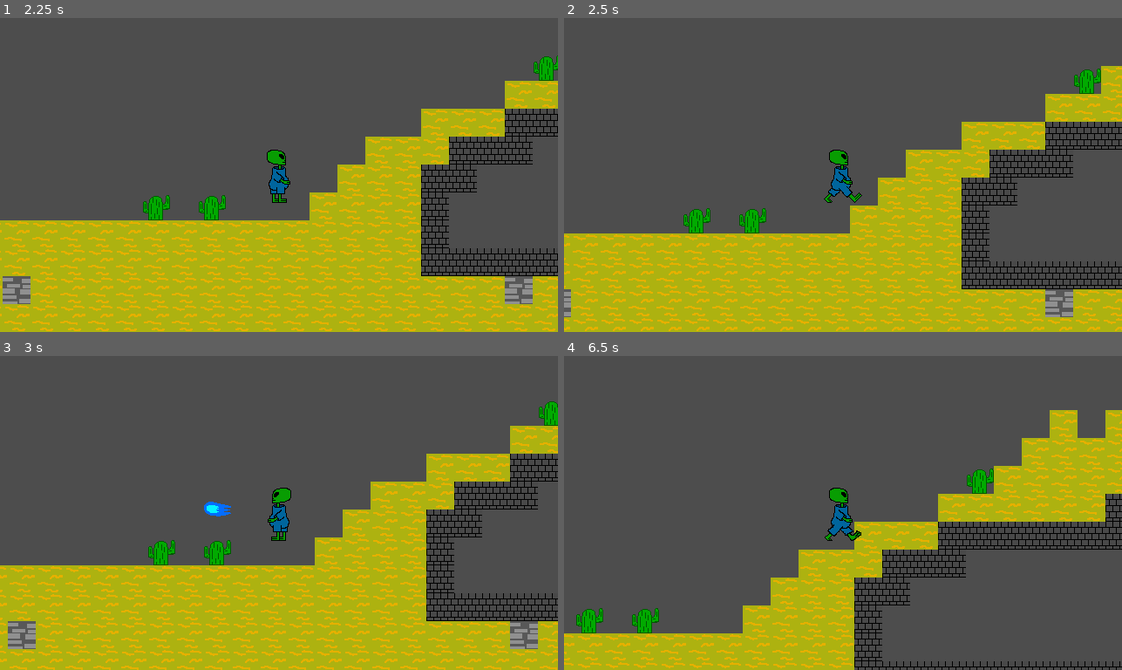
Above: before the commit, frames 1-4 (two rows, left to right).
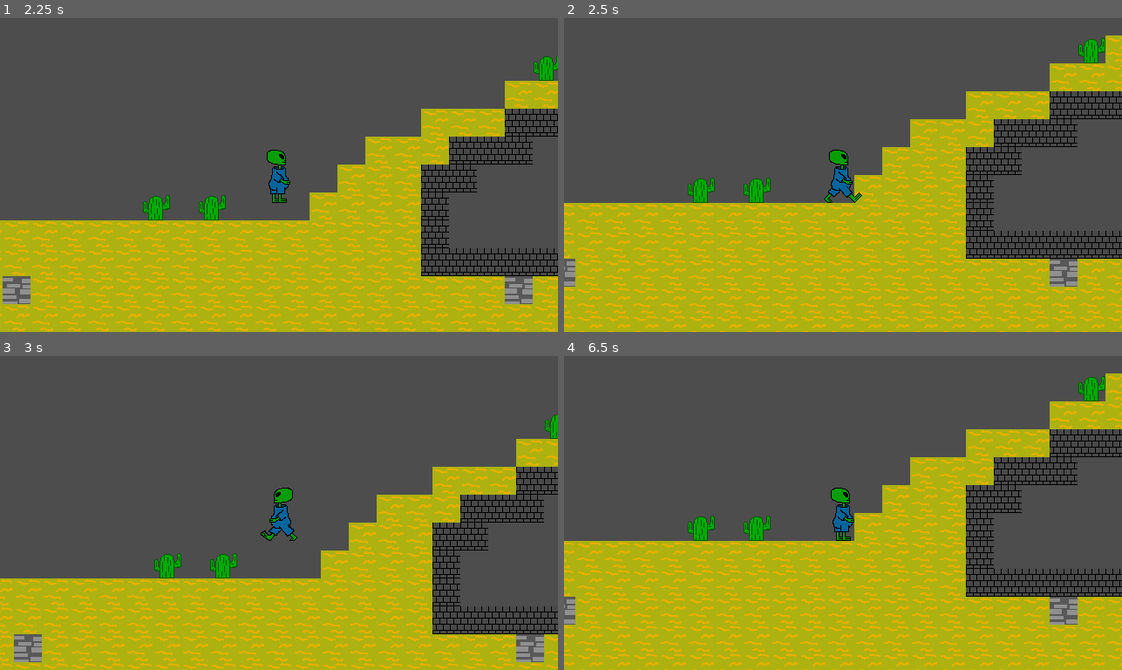
Above: after the commit, the same moments.

Repository: Bartek0x00/Extraterrestrial-Dash
Game: Godot game, scene res://Scenes/Menu.tscn
Same seed, same stepped clock (60 frames per second), same inputs: the game is played once before the commit and once after it.
Inputs:
- Up to frame 1 (2.25 s): click "Start" at 0.5 s; tap Enter at 1.25 s; hold Space (shoot) 1.28-2.03 s; hold Right (right) from 1.28 s (still down); tap Up (jump) at 1.52, 1.55, 1.82, 2.1 s
- Up to frame 2 (2.5 s): keep holding Right (right); tap Up (jump) at 2.27 s; tap Space (shoot) at 2.3 s
- Up to frame 3 (3 s): tap Up (jump) at 2.57 s; release Right (right) at 2.78 s; hold Left (left) from 2.78 s (still down); hold Space (shoot) from 2.78 s (still down)
- Up to frame 4 (6.5 s): tap Up (jump) at 3.05, 3.77, 4.07, 5.27, 5.57, 6.05 s; release Left (left) at 3.53 s; release Space (shoot) at 3.53 s; hold Right (right) 3.53-5.03 s; tap Space (shoot) at 3.6, 5.1 s; hold Up (jump) 4.28-5.03 s; tap Escape (escape) at 4.9 s; hold Left (left) 5.03-5.78 s; hold Right (right) from 5.78 s (still down); hold Space (shoot) from 5.78 s (still down)

Frame 1 is identical in both runs. In frame 2, 28% of the frame differs, in the area x 0-100%, y 5-100%; in frame 3, 19%; in frame 4, 42%.

Commit message:
Idk this time

Diff:
--- a/Scenes/Bullet_right.tscn
+++ b/Scenes/Bullet.tscn
@@ -1,21 +1,21 @@
 [gd_scene load_steps=4 format=3 uid="uid://boja3cn0bic1e"]
 
-[ext_resource type="Script" path="res://Scripts/Bullet.gd" id="1_f7xpg"]
-[ext_resource type="Texture2D" uid="uid://b051nw6261e8p" path="res://Player/Plazma.png" id="1_ru61f"]
+[ext_resource type="Script" path="res://Scripts/Bullet.gd" id="1_g3nho"]
+[ext_resource type="Texture2D" uid="uid://b051nw6261e8p" path="res://Player/Plazma.png" id="2_0dv13"]
 
 [sub_resource type="RectangleShape2D" id="RectangleShape2D_aimyl"]
 size = Vector2(31, 17)
 
-[node name="Bullet_left" type="Area2D"]
+[node name="Bullet" type="Area2D"]
 collision_layer = 8
 collision_mask = 5
-script = ExtResource("1_f7xpg")
+script = ExtResource("1_g3nho")
 metadata/_edit_group_ = true
 
-[node name="Sprite2D" type="Sprite2D" parent="."]
-texture = ExtResource("1_ru61f")
+[node name="Sprite" type="Sprite2D" parent="."]
+texture = ExtResource("2_0dv13")
 
-[node name="CollisionShape2D" type="CollisionShape2D" parent="."]
+[node name="Collision" type="CollisionShape2D" parent="."]
 position = Vector2(0.5, 1.5)
 shape = SubResource("RectangleShape2D_aimyl")
 
--- a/Scenes/Bullet_left.tscn
+++ /dev/null
@@ -1,29 +0,0 @@
-[gd_scene load_steps=4 format=3 uid="uid://b74pjde5jstek"]
-
-[ext_resource type="Script" path="res://Scripts/Bullet.gd" id="1_eq30d"]
-[ext_resource type="Texture2D" uid="uid://b051nw6261e8p" path="res://Player/Plazma.png" id="2_2xev8"]
-
-[sub_resource type="RectangleShape2D" id="RectangleShape2D_aimyl"]
-size = Vector2(31, 17)
-
-[node name="Bullet_right" type="Area2D"]
-scale = Vector2(-1, 1)
-collision_layer = 8
-collision_mask = 5
-script = ExtResource("1_eq30d")
-bullet_direction = -1
-metadata/_edit_group_ = true
-
-[node name="Sprite2D" type="Sprite2D" parent="."]
-texture = ExtResource("2_2xev8")
-
-[node name="CollisionShape2D" type="CollisionShape2D" parent="."]
-position = Vector2(0.5, 1.5)
-shape = SubResource("RectangleShape2D_aimyl")
-
-[node name="VisibleOnScreenNotifier2D" type="VisibleOnScreenNotifier2D" parent="."]
-position = Vector2(0.5, 1.5)
-scale = Vector2(1.55, 0.85)
-
-[connection signal="body_entered" from="." to="." method="_on_body_entered"]
-[connection signal="screen_exited" from="VisibleOnScreenNotifier2D" to="." method="_on_visible_on_screen_notifier_2d_screen_exited"]
--- a/Scenes/Mobile_UI.tscn
+++ b/Scenes/Mobile_UI.tscn
@@ -16,6 +16,7 @@
 specular_color = Color(0.192157, 1, 1, 1)
 
 [node name="Mobile_UI" type="Control"]
+visible = false
 layout_mode = 3
 anchors_preset = 15
 anchor_right = 1.0
--- a/Scenes/Player.tscn
+++ b/Scenes/Player.tscn
@@ -65,3 +65,12 @@
 visibility_layer = 2
 position = Vector2(-0.5, 0.5)
 shape = SubResource("RectangleShape2D_l2w8r")
+
+[node name="Marker" type="Marker2D" parent="Collision"]
+position = Vector2(32.5, 7.5)
+
+[node name="RayCast" type="RayCast2D" parent="Collision"]
+position = Vector2(0.5, -0.5)
+target_position = Vector2(50, 0)
+hit_from_inside = true
+collide_with_areas = true
--- a/Scripts/Bullet.gd
+++ b/Scripts/Bullet.gd
@@ -1,10 +1,14 @@
 extends Area2D
 
-@export var bullet_direction = 1
-@export var bullet_speed = 500
+var direction = 1
+var speed = 500
+
+func _ready():
+	$Sprite.scale.x = direction
+	$Collision.scale.x = direction
 
 func _physics_process(delta):
-	position += Vector2((bullet_direction * bullet_speed * delta), 0)
+	position += Vector2((direction * speed * delta), 0)
 
 func _on_body_entered(body):
 	queue_free()
--- a/Scripts/Player.gd
+++ b/Scripts/Player.gd
@@ -6,39 +6,35 @@
 var gravity = 980
 var direction = 0
 var shoot_direction = 1
-var left_bullet_scene = preload("res://Scenes/Bullet_left.tscn")
-var right_bullet_scene = preload("res://Scenes/Bullet_right.tscn")
+var bullet_scene = preload("res://Scenes/Bullet.tscn")
 var mobile_ui_scene = preload("res://Scenes/Mobile_UI.tscn")
 var pause_menu_scene = preload("res://Scenes/Pause_menu.tscn")
 var pause_menu
 
 func _ready():
-	if OS.get_name() == "Android":
+	if OS.get_name() == "Android" or "Web":
 		$Camera2D.add_child(mobile_ui_scene.instantiate())
 
-func _input(event):
-	if event.is_action("left"):
+func _physics_process(delta):
+	if Input.is_action_pressed("left"):
 		direction = -1
 		shoot_direction = -1
-	elif event.is_action("right"):
+	elif Input.is_action_pressed("right"):
 		direction = 1
 		shoot_direction = 1
+	else:
+		direction = 0
 
-	if event.is_action("jump") and is_on_floor():
+	if Input.is_action_pressed("jump") and is_on_floor():
 		velocity.y = jump_velocity
 		$Sprite.play("Jumping")
 
-	if event.is_action_pressed("escape"):
+	if Input.is_action_just_pressed("shoot"):
+		shoot(shoot_direction)
+
+	if Input.is_action_just_pressed("escape"):
 		pause_game()
 
-	if event.is_action_pressed("shoot"):
-		shoot(shoot_direction)
-
-func _unhandled_input(event):
-	if event.is_action_released("left") or event.is_action_released("right"):
-		direction = 0
-
-func _physics_process(delta):
 	if not is_on_floor():
 		velocity.y += gravity * delta
 
@@ -54,14 +50,11 @@
 	move_and_slide()
 
 func shoot(shooting_direction):
-	if shooting_direction < 0:
-		var left_bullet = left_bullet_scene.instantiate()
-		get_parent().add_child(left_bullet)
-		left_bullet.position = (position - Vector2(30, -5))
-	elif shooting_direction > 0:
-		var right_bullet = right_bullet_scene.instantiate()
-		get_parent().add_child(right_bullet)
-		right_bullet.position = (position + Vector2(30, 5))
+	if not $Collision/RayCast.is_colliding():
+		var bullet = bullet_scene.instantiate()
+		bullet.position = $Collision/Marker.global_position
+		bullet.direction = shooting_direction
+		get_parent().add_child(bullet)
 
 func pause_game():
 	get_tree().paused = true
--- a/project.godot
+++ b/project.godot
@@ -10,7 +10,7 @@
 
 [application]
 
-config/name="Game_Jam"
+config/name="Extraterrestrial-Dash"
 run/main_scene="res://Scenes/Menu.tscn"
 config/features=PackedStringArray("4.2")
 
